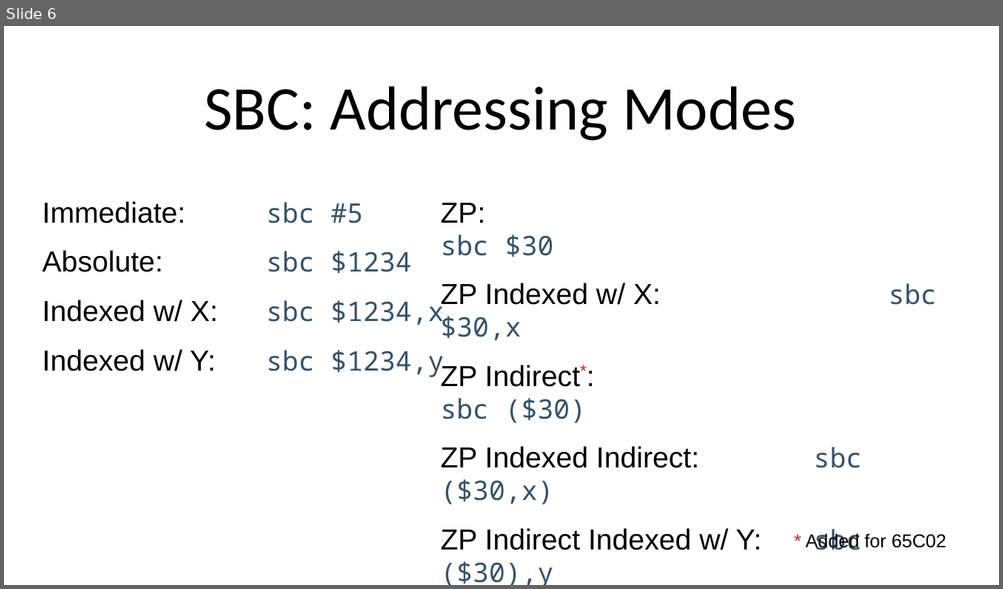
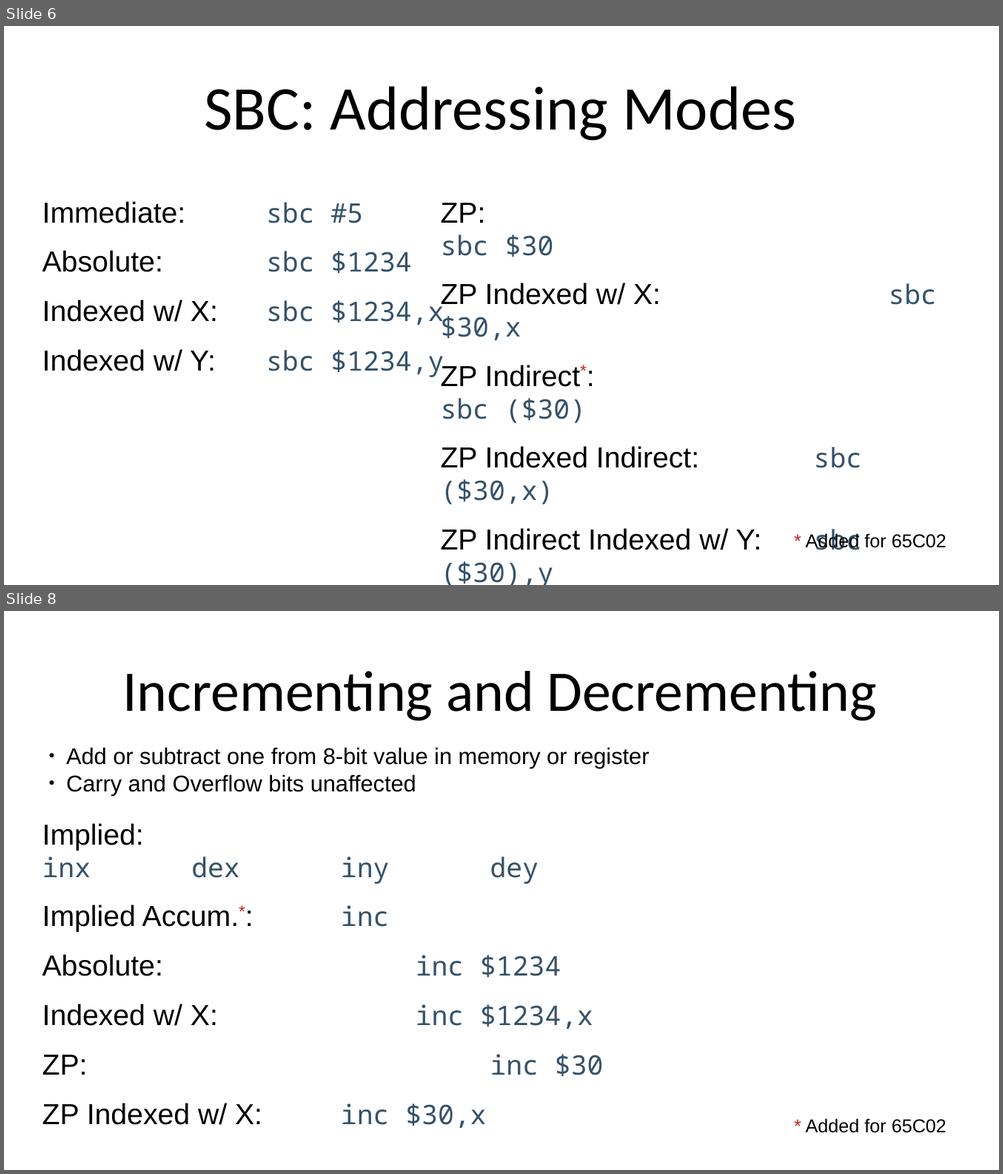
Before and after one commit to SlithyMatt/x16-assembly-tutorial, a slide deck: Lesson4/Lesson4.odp. Shown one above the other, each under a label of ours: slide 6 before the commit, slides 6 and 8 after it; the slides between them are not shown. The pictures are 1003x589 and 1003x1174 pixels, drawn with LibreOffice and Linux fonts; fonts in the diff are those of the drawing. Boxes give left, top, right and bottom in pixels: in the first picture for what was removed or moved away, otherwise in the second. Text is boxed around its words. In the diff, an @@ line names an element or a change of style, - is before the commit and + after.

```diff
--- a/Lesson4/Lesson4.odp
+++ b/Lesson4/Lesson4.odp
@@ slide 8 added at (x1=4, y1=611, x2=999, y2=1170), background #FFFFFF @@
@@ title added at (x1=122, y1=671, x2=876, y2=721), 55.5 pt, text #000000 @@
+Incrementing and Decrementing
@@ text added at (x1=66, y1=747, x2=649, y2=795), 22 pt, text #000000 @@
+● Add or subtract one from 8-bit value in memory or register
+● Carry and Overflow bits unaffected
@@ text added at (x1=42, y1=823, x2=603, y2=1128), 28 pt, text #000000 @@
+Implied: inx dex iny dey
+Implied Accum.*: inc
+Absolute: inc $1234
+Indexed w/ X: inc $1234,x
+ZP: inc $30
+ZP Indexed w/ X: inc $30,x
@@ text added at (x1=805, y1=1119, x2=946, y2=1133), 18 pt, text #000000 @@
+* Added for 65C02
```
Also in this commit, not shown: 1 slide changed, 9 other slides added, 9 slides removed.
